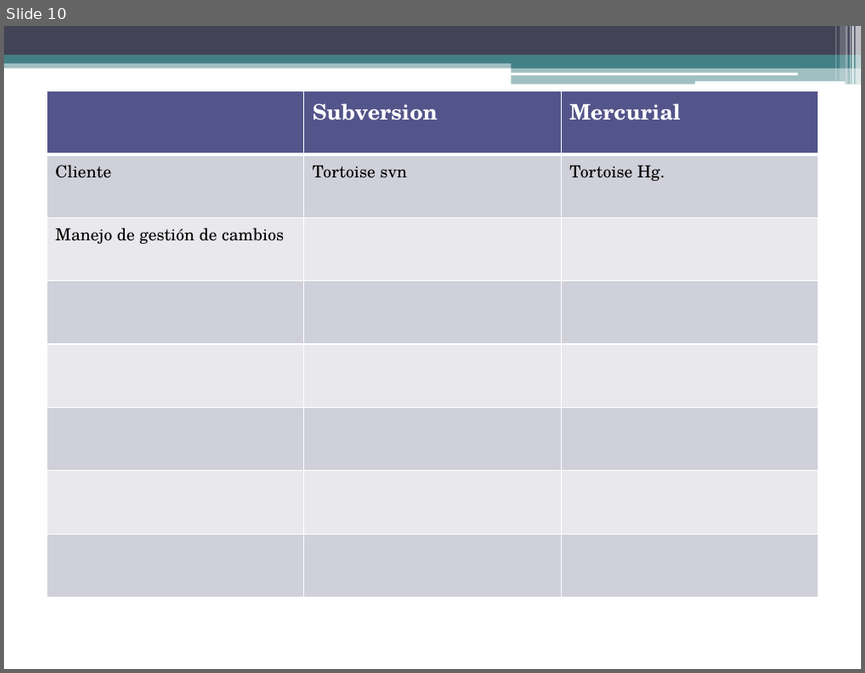
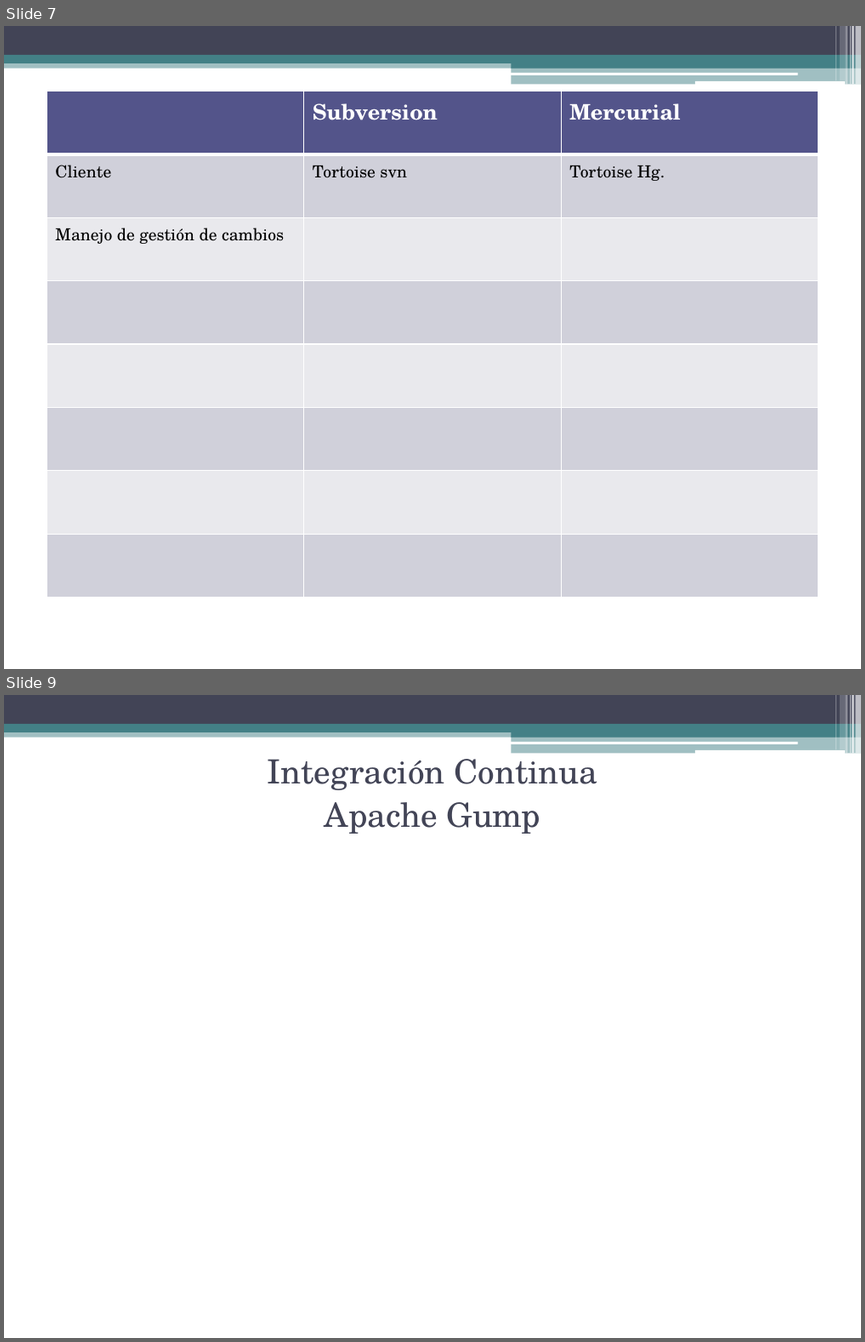
Before and after one commit to gabrielgag89/ing-sw-2012, a slide deck: Gestion de Configuracion.pptx. Shown one above the other, each under a label of ours: slide 10 before the commit, slides 7 and 9 after it; the slides between them are not shown. The pictures are 865x673 and 865x1342 pixels, drawn with LibreOffice and Linux fonts; fonts in the diff are those of the drawing. Boxes give left, top, right and bottom in pixels: in the first picture for what was removed or moved away, otherwise in the second. Text is boxed around its words. In the diff, an @@ line names an element or a change of style, - is before the commit and + after.

```diff
--- a/Gestion de Configuracion.pptx
+++ b/Gestion de Configuracion.pptx
@@ slide 9 added at box(4, 695, 861, 1338), background #FFFFFF; not listed: 13 template elements that a slide beside it also shows @@
@@ text added at box(268, 750, 597, 834), 28 pt, text #424456 @@
+Integración Continua
+Apache Gump
@@ what was slide 10 is now slide 7 @@
```
Also in this commit, not shown: 3 other slides added, 4 slides removed, 1 other file.
